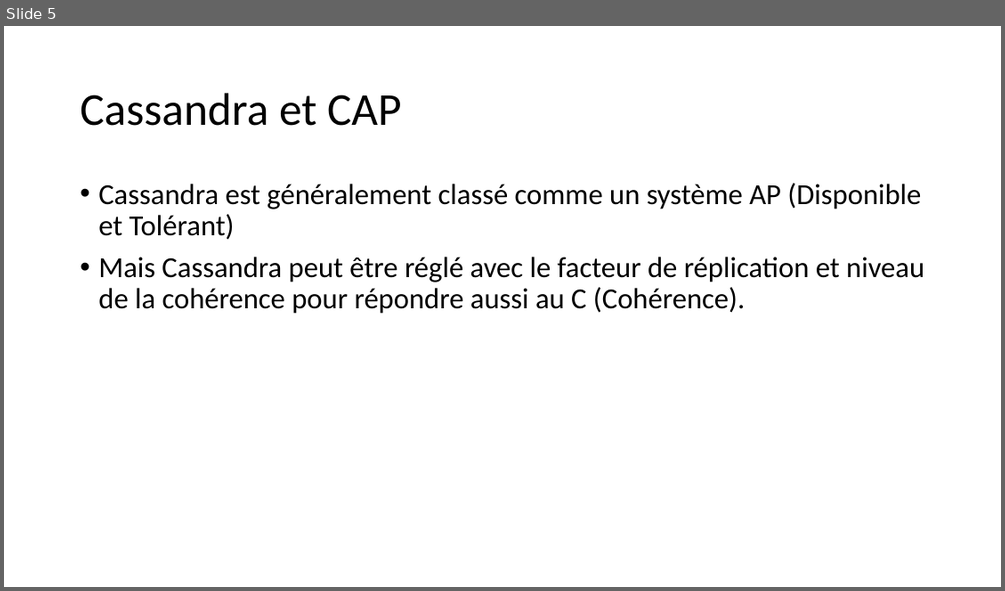
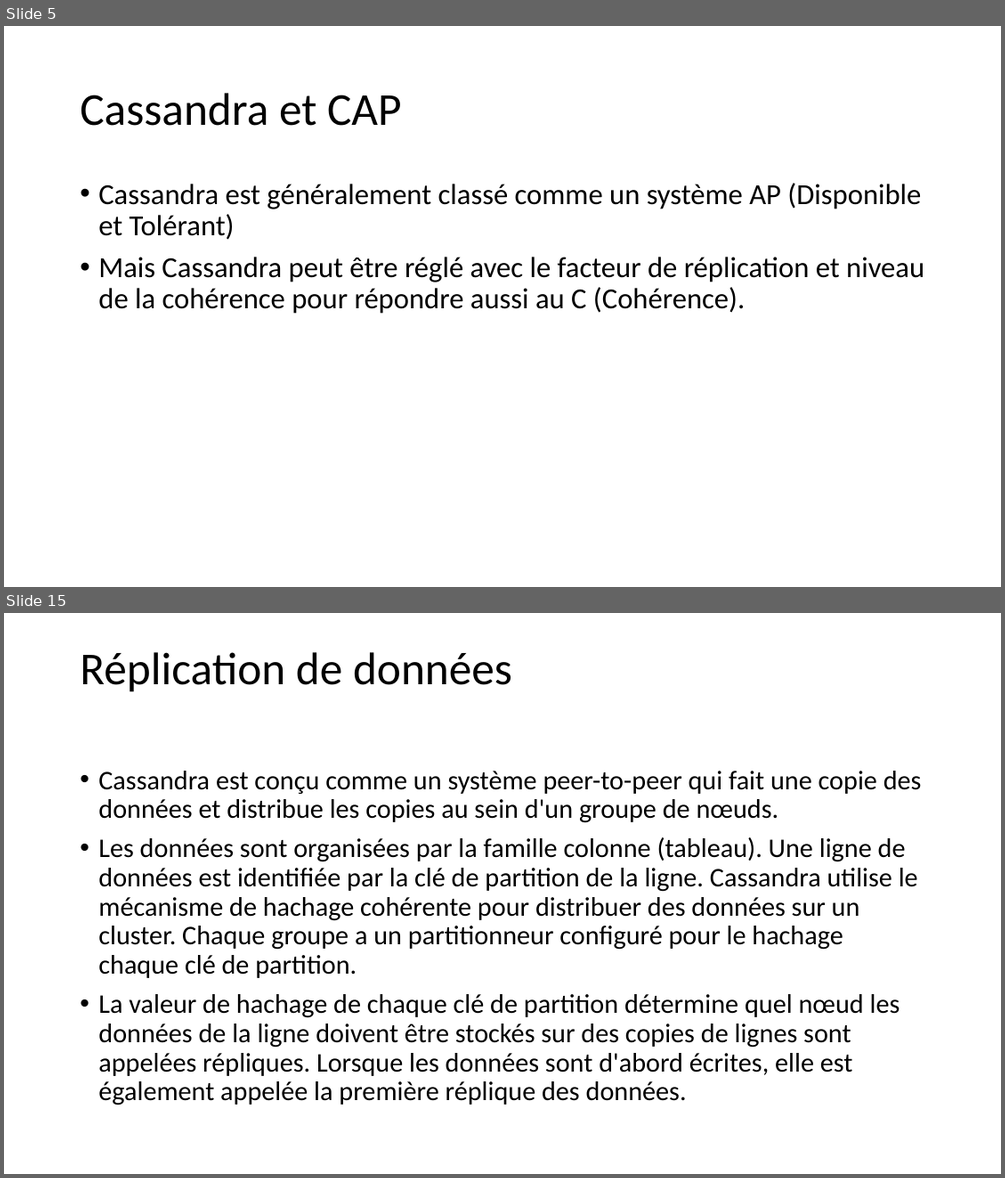
Before and after one commit to khalilbsaibes/cassandra, a slide deck: Cassandra.pptx. Shown one above the other, each under a label of ours: slide 5 before the commit, slides 5 and 15 after it; the slides between them are not shown. The pictures are 1005x591 and 1005x1178 pixels, drawn with LibreOffice and Linux fonts; fonts in the diff are those of the drawing. Boxes give left, top, right and bottom in pixels: in the first picture for what was removed or moved away, otherwise in the second. Text is boxed around its words. In the diff, an @@ line names an element or a change of style, - is before the commit and + after.

```diff
--- a/Cassandra.pptx
+++ b/Cassandra.pptx
@@ slide 15 added at box(4, 613, 1001, 1174), background #FFFFFF @@
@@ title added at box(80, 652, 512, 692), 44 pt, text #000000 @@
+Réplication de données
@@ text added at box(98, 771, 922, 1105), 25.9 pt, text #000000 @@
+• Cassandra est conçu comme un système peer-to-peer qui fait une copie des données et distribue les copies au sein d'un groupe de nœuds.
+• Les données sont organisées par la famille colonne (tableau). Une ligne de données est identifiée par la clé de partition de la ligne. Cassandra utilise le mécanisme de hachage cohérente pour distribuer des données sur un cluster. Chaque groupe a un partitionneur configuré pour le hachage chaque clé de partition.
+• La valeur de hachage de chaque clé de partition détermine quel nœud les données de la ligne doivent être stockés sur des copies de lignes sont appelées répliques. Lorsque les données sont d'abord écrites, elle est également appelée la première réplique des données.
```
Also in this commit, not shown: 3 slides changed, 7 other slides added.
